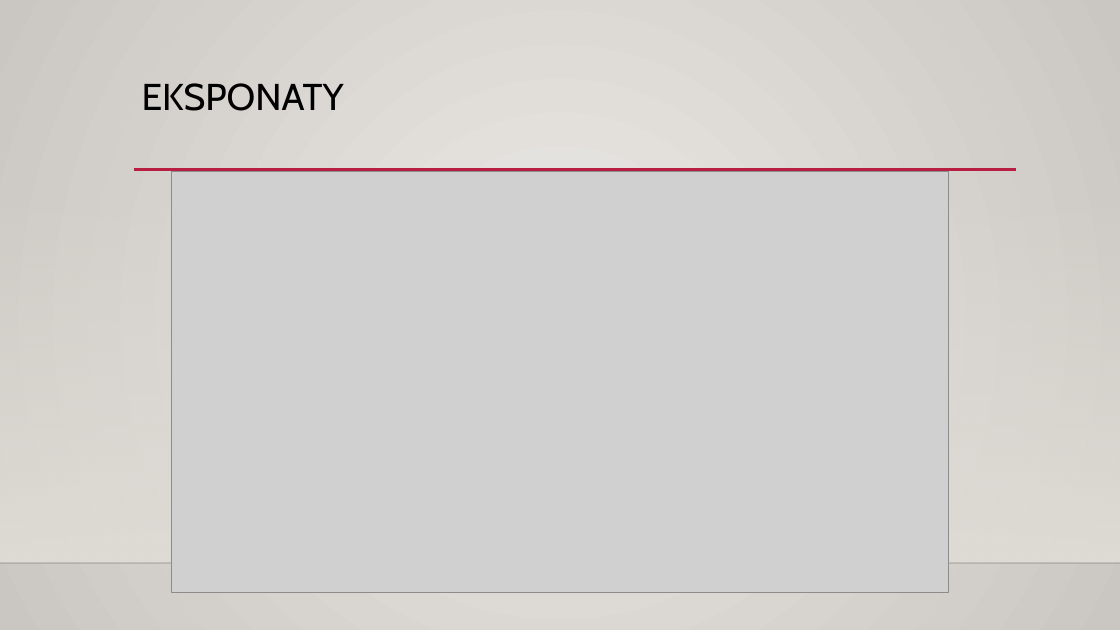
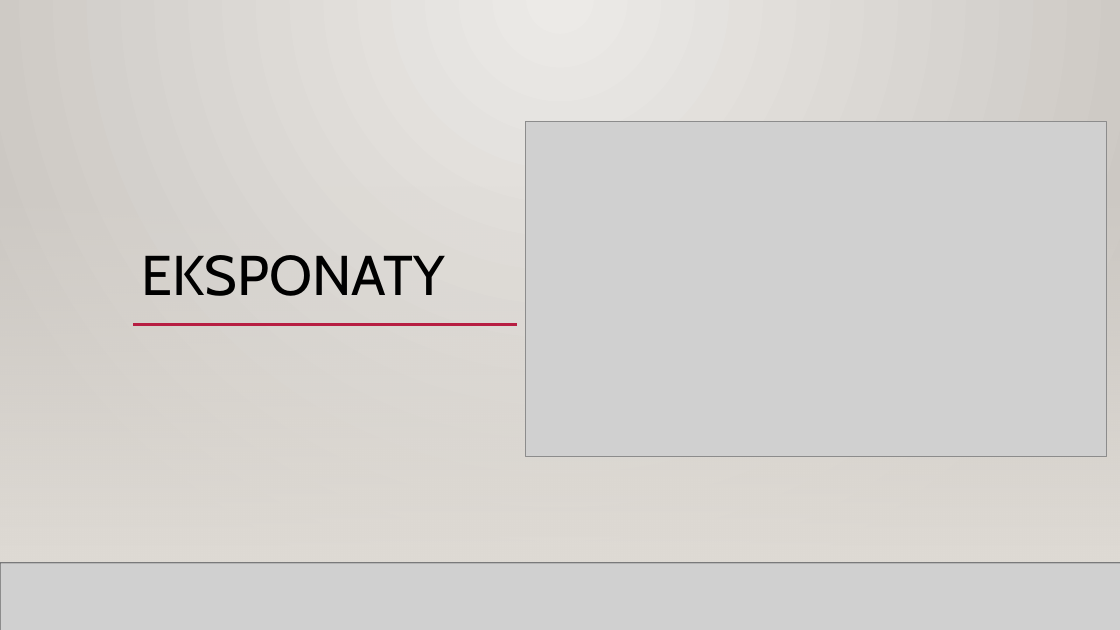
Before and after one commit to oliwiaglodek/MuzeumWPF, a slide deck: slide 15 of Prezentacja na obronę.pptx (slide 6 before the commit). Drawn at 1120x630 pixels with LibreOffice and Linux fonts; fonts in the diff are those of the drawing; grey boxes stand for pictures; background and template pictures are left out. Boxes give left, top, right and bottom in pixels: in the first picture for what was removed or moved away, otherwise in the second. Text is boxed around its words. In the diff, an @@ line names an element or a change of style, - is before the commit and + after.

```diff
--- a/Prezentacja na obronę.pptx
+++ b/Prezentacja na obronę.pptx
@@ rectangle added at (x1=0, y1=0, x2=1120, y2=630), fill gradient #ECEAE7 to #CAC7C1 @@
@@ title "EKSPONATY" moved from (x1=142, y1=83, x2=344, y2=111) to (x1=142, y1=255, x2=445, y2=296) @@
@@ title "EKSPONATY" at (x1=142, y1=255, x2=445, y2=296): size 32 to 48 pt; vertical alignment top to bottom @@
@@ picture resized from (x1=171, y1=171, x2=949, y2=592) to (x1=526, y1=122, x2=1107, y2=457) @@
@@ rectangle added at (x1=0, y1=186, x2=1120, y2=563), fill gradient #DFDBD5 @@
@@ rectangle added at (x1=0, y1=186, x2=1120, y2=563), fill gradient #DFDBD5 @@
@@ line added from (134, 324) to (517, 324), #B71E42 2.5 pt @@
@@ line added from (222, 324) to (1016, 324), #B71E42 2.5 pt @@
@@ line added from (0, 563) to (1120, 563), #000001 1 pt @@
@@ picture added at (x1=0, y1=563, x2=1120, y2=630) @@
@@ line added from (0, 563) to (1120, 563), #000001 1 pt @@
```
Also in this commit, not shown: 13 other slides changed, 9 slides added.
